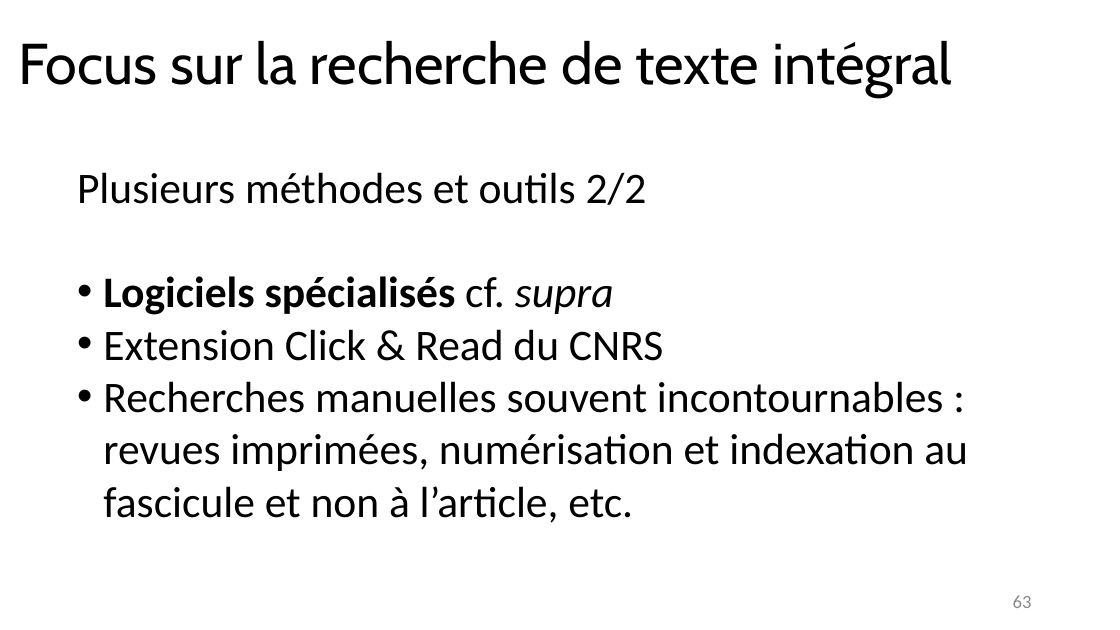
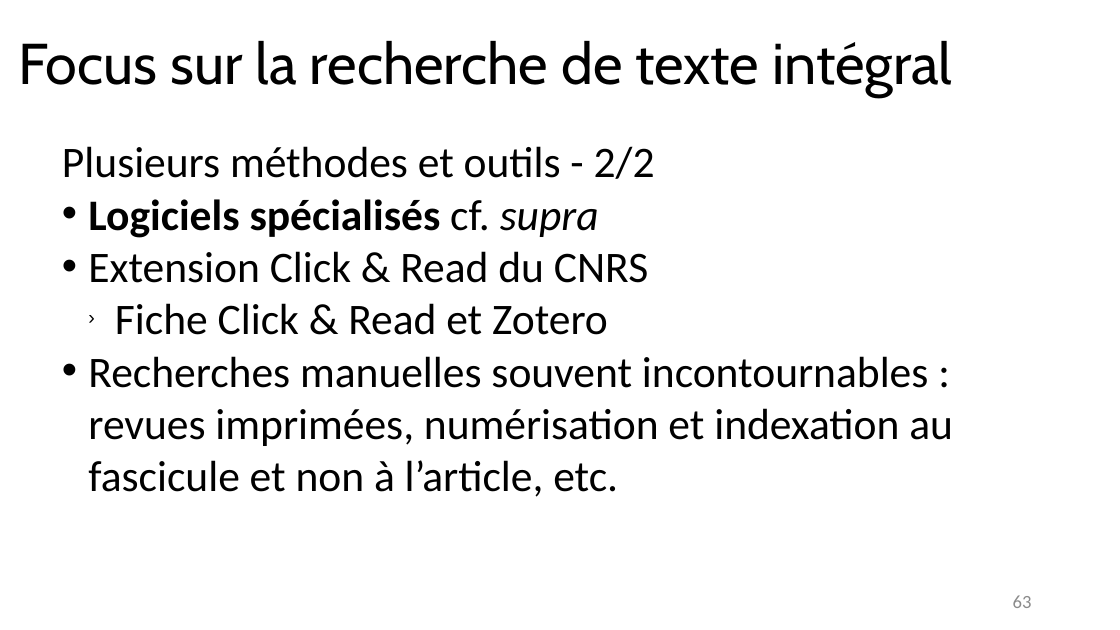
Before and after one commit to fflamerie/intro_revlit, a slide deck: slide 63 of docs/Intro_RevLit.odp. Drawn at 1120x630 pixels with LibreOffice and Linux fonts; fonts in the diff are those of the drawing. Boxes give left, top, right and bottom in pixels: in the first picture for what was removed or moved away, otherwise in the second. Text is boxed around its words. In the diff, an @@ line names an element or a change of style, - is before the commit and + after.

```diff
--- a/docs/Intro_RevLit.odp
+++ b/docs/Intro_RevLit.odp
@@ text "Plusieurs méthodes et outils - ...": place and size @@
-text "Plusieurs méthodes et outils - ..." at [77,172,968,523]
+text "Plusieurs méthodes et outils - ..." at [62,146,953,497]
@@ text at [62,146,655,179]: text changed @@
-Plusieurs méthodes et outils 2/2
+Plusieurs méthodes et outils - 2/2
@@ text at [115,303,608,335]: paragraph added @@
+  › Fiche Click & Read et Zotero
```
Also in this commit, not shown: 3 other slides changed, 1 other file.
